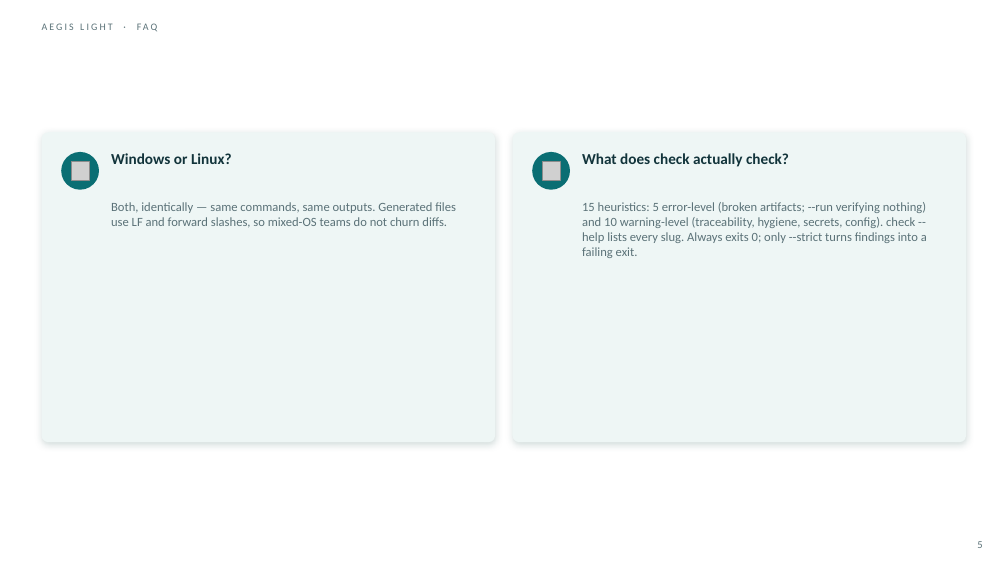
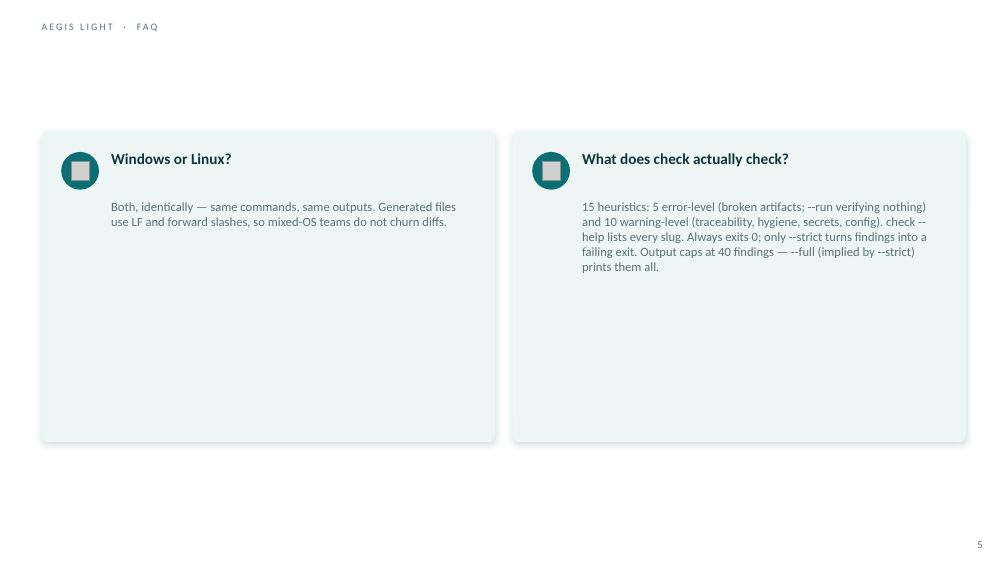
Before and after one commit to DDP-Engineering/Agentic_Engineering_Governance_Integrity_System, a slide deck: slide 5 of 06_SoftwareDocu/AEGIS-Light/07_FAQ.pptx. Drawn at 1008x567 pixels with LibreOffice and Linux fonts; fonts in the diff are those of the drawing; grey boxes stand for pictures. Boxes give left, top, right and bottom in pixels: in the first picture for what was removed or moved away, otherwise in the second. Text is boxed around its words. In the diff, an @@ line names an element or a change of style, - is before the commit and + after.

```diff
--- a/06_SoftwareDocu/AEGIS-Light/07_FAQ.pptx
+++ b/06_SoftwareDocu/AEGIS-Light/07_FAQ.pptx
@@ text at (582, 202, 927, 273): text changed @@
-15 heuristics: 5 error-level (broken artifacts; --run verifying nothing) and 10 warning-level (traceability, hygiene, secrets, config). check --help lists every slug. Always exits 0; only --strict turns findings into a failing exit.
+15 heuristics: 5 error-level (broken artifacts; --run verifying nothing) and 10 warning-level (traceability, hygiene, secrets, config). check --help lists every slug. Always exits 0; only --strict turns findings into a failing exit. Output caps at 40 findings — --full (implied by --strict) prints them all.
```
Also in this commit, not shown: 12 other files.
